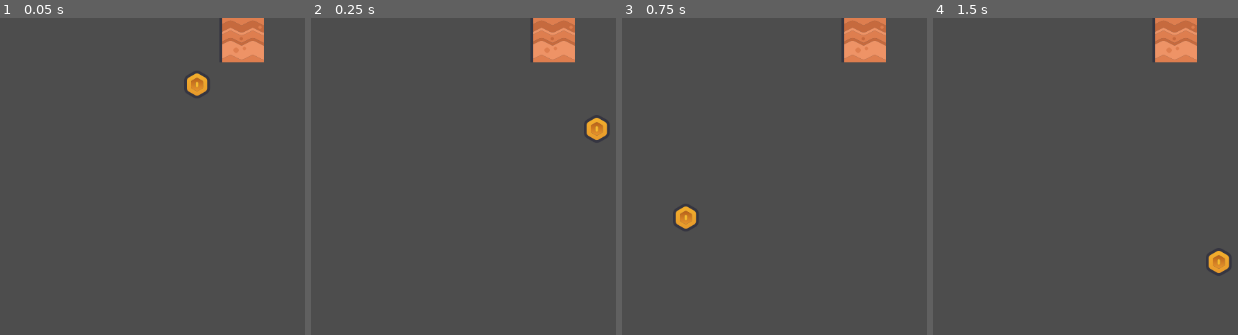
Above: before the commit, frames 1-4 (left to right).
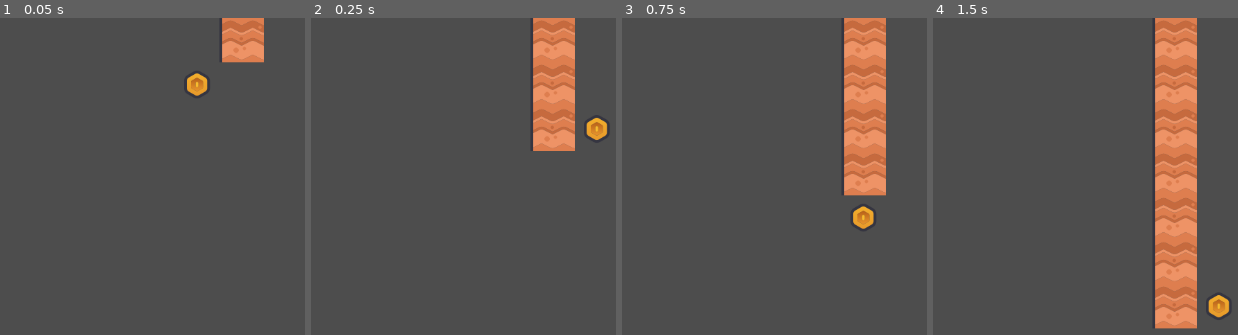
Above: after the commit, the same moments.

Repository: smarthall/20games
Game: Godot game, scene res://single_level_gen_test.tscn
Two runs of this game, one before a commit and one after it. Both use one fixed random seed, a clock stepped at 60 frames per second and the inputs below. This scene is started directly instead of the project's main scene.
Inputs (mouse positions are in pixels of both pictures, inside the frame that each line leads up to):
- Up to frame 1 (0.05 s): no input
- Up to frame 2 (0.25 s): no input
- Up to frame 3 (0.75 s): move the mouse to (795, 220) at 0.52 s; click (795, 220) at 0.6 s
- Up to frame 4 (1.5 s): move the mouse to (outside the picture) at 1.27 s; tap Space (jetpack) at 1.35 s

Frame 1 is identical in both runs. In frame 2, 3.9% of the frame differs, in the area x 72-87%, y 13-42%; in frame 3, 6.6%; in frame 4, 12%, in the area x 72-98%, y 13-99%.

Commit message:
Reliable generation

Diff:
--- a/jetpack-joyride/LevelGenerator/WFC.gd
+++ b/jetpack-joyride/LevelGenerator/WFC.gd
@@ -147,8 +147,8 @@
 		"neighbours_allowed": {
 			Vector2i.UP: [CellType.EMPTY],
 			Vector2i.DOWN: [CellType.EMPTY, CellType.TERRAIN_GRASS_TOP, CellType.TERRAIN_RAMP_UP_UPPER, CellType.TERRAIN_RAMP_DOWN_UPPER],
-			Vector2i.LEFT: [CellType.EMPTY, CellType.TERRAIN_RAMP_DOWN_UPPER, CellType.TERRAIN_HARD_LEFT],
-			Vector2i.RIGHT: [CellType.EMPTY, CellType.TERRAIN_RAMP_UP_UPPER, CellType.TERRAIN_HARD_RIGHT]
+			Vector2i.LEFT: [CellType.EMPTY, CellType.TERRAIN_RAMP_DOWN_UPPER, CellType.TERRAIN_HARD_RIGHT],
+			Vector2i.RIGHT: [CellType.EMPTY, CellType.TERRAIN_RAMP_UP_UPPER, CellType.TERRAIN_HARD_LEFT]
 		}
 	},
 	# TERRAIN_SURROUNDED
@@ -160,8 +160,8 @@
 		"neighbours_allowed": {
 			Vector2i.UP: [CellType.TERRAIN_SURROUNDED, CellType.TERRAIN_GRASS_TOP, CellType.TERRAIN_RAMP_UP_LOWER, CellType.TERRAIN_RAMP_DOWN_LOWER],
 			Vector2i.DOWN: [CellType.TERRAIN_SURROUNDED],
-			Vector2i.LEFT: [CellType.TERRAIN_SURROUNDED, CellType.TERRAIN_HARD_RIGHT, CellType.TERRAIN_HARD_LEFT, CellType.TERRAIN_RAMP_UP_LOWER],
-			Vector2i.RIGHT: [CellType.TERRAIN_SURROUNDED, CellType.TERRAIN_HARD_RIGHT, CellType.TERRAIN_HARD_LEFT, CellType.TERRAIN_RAMP_DOWN_LOWER]
+			Vector2i.LEFT: [CellType.TERRAIN_SURROUNDED, CellType.TERRAIN_HARD_LEFT, CellType.TERRAIN_RAMP_UP_LOWER],
+			Vector2i.RIGHT: [CellType.TERRAIN_SURROUNDED, CellType.TERRAIN_HARD_RIGHT, CellType.TERRAIN_RAMP_DOWN_LOWER]
 		}
 	},
 	# TERRAIN_GRASS_TOP
@@ -199,7 +199,7 @@
 		"neighbours_allowed": {
 			Vector2i.UP: [CellType.TERRAIN_HARD_RIGHT],
 			Vector2i.DOWN: [CellType.TERRAIN_HARD_RIGHT],
-			Vector2i.LEFT: [CellType.TERRAIN_SURROUNDED, CellType.TERRAIN_HARD_RIGHT],
+			Vector2i.LEFT: [CellType.TERRAIN_SURROUNDED, CellType.TERRAIN_HARD_LEFT],
 			Vector2i.RIGHT: [CellType.EMPTY]
 		}
 	},
@@ -325,7 +325,7 @@
 			var data := WFCData.from_dict(t)
 			type_dict[data.cell_type] = data
 
-		#assert(verify_tile_data())
+		assert(verify_tile_data())
 
 	func verify_tile_data() -> bool:
 		for cell_type in type_dict.keys():
@@ -506,7 +506,7 @@
 			data.set_tilemaps(coords, terrain, hazards, pickups)
 
 func generate(terrain: TileMapLayer, hazards: TileMapLayer, pickups: TileMapLayer) -> void:
-	seed(1)
+	#seed(1)
 	var bounds := Vector2i(MAX_X, MAX_Y)
 	var map = Map.new(tile_data)
 
